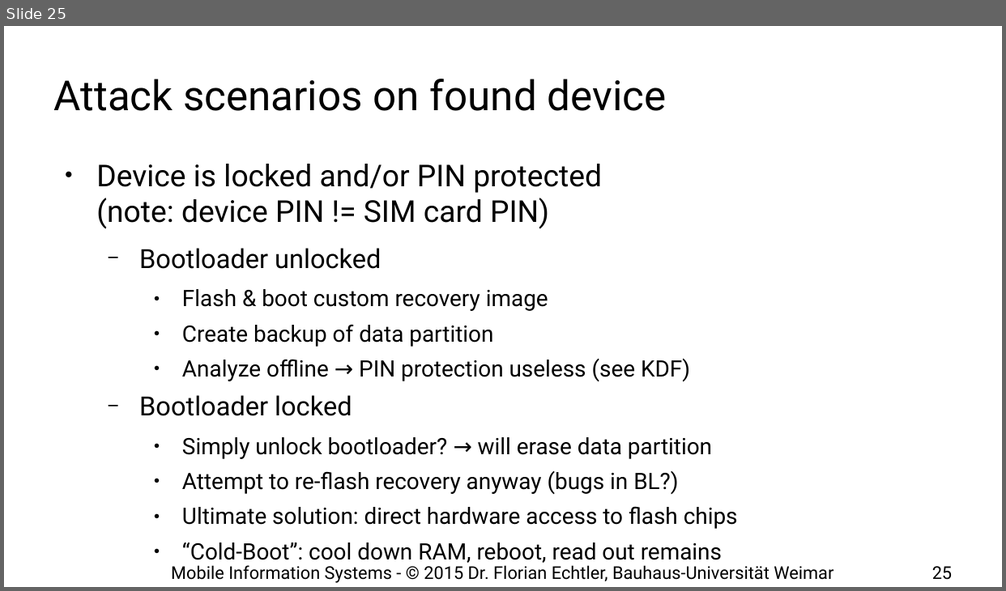
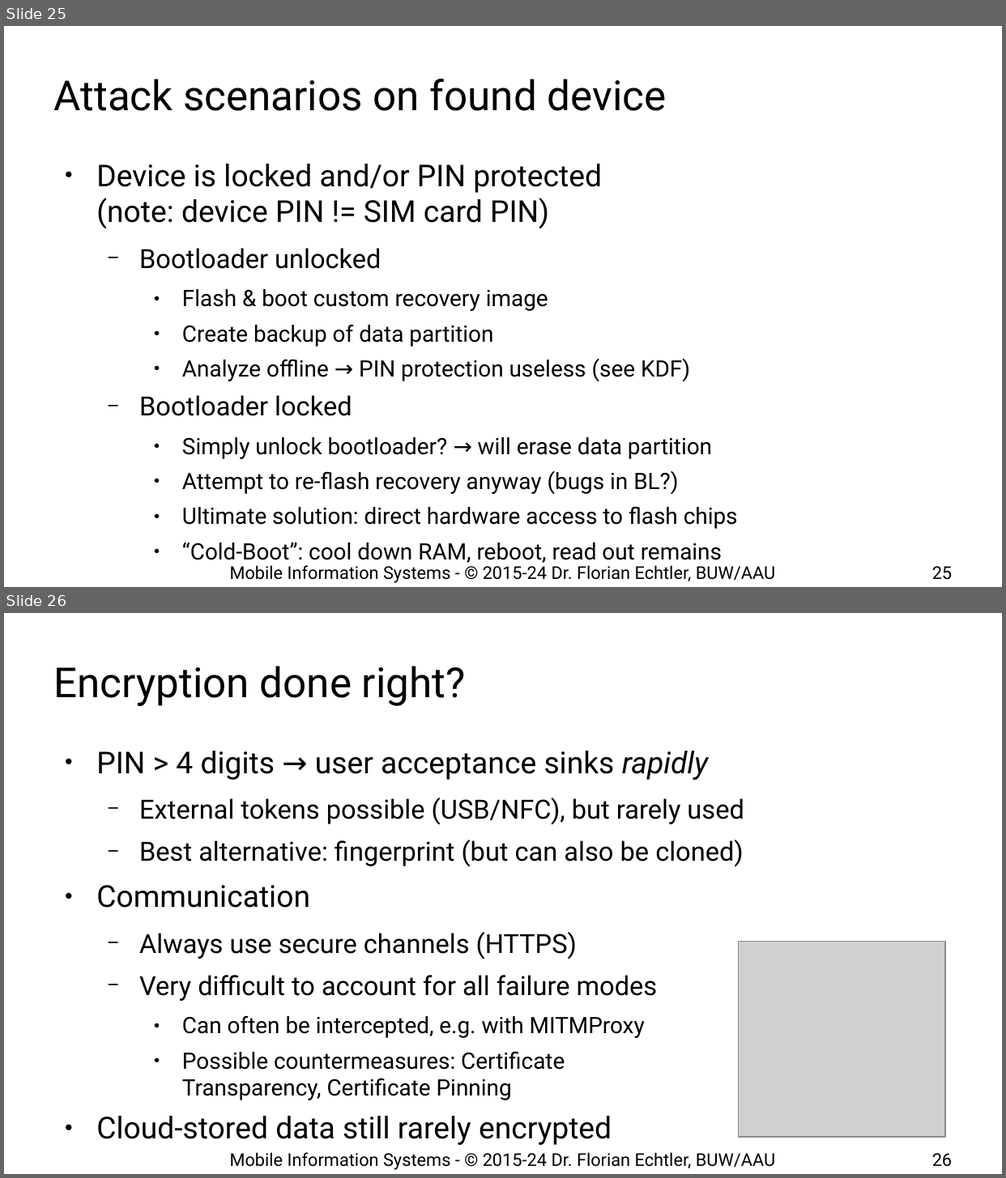
Before and after one commit to floe/mobile-information-systems, a slide deck: 07-privacy-security.odp. Shown one above the other, each under a label of ours: slide 25 before the commit, slides 25 and 26 after it. The pictures are 1006x591 and 1006x1178 pixels, drawn with LibreOffice and Linux fonts; fonts in the diff are those of the drawing; grey boxes stand for pictures; background and template pictures are left out. Boxes give left, top, right and bottom in pixels: in the first picture for what was removed or moved away, otherwise in the second. Text is boxed around its words. In the diff, an @@ line names an element or a change of style, - is before the commit and + after.

```diff
--- a/07-privacy-security.odp
+++ b/07-privacy-security.odp
@@ slide 26 added at bbox=[4, 613, 1002, 1174], background #FFFFFF @@
@@ title added at bbox=[54, 666, 466, 706], 33 pt, text #000000 @@
+Encryption done right?
@@ text added at bbox=[96, 751, 744, 1145], 21 pt, text #000000 @@
+● PIN > 4 digits → user acceptance sinks rapidly
+  − External tokens possible (USB/NFC), but rarely used
+  − Best alternative: fingerprint (but can also be cloned)
+● Communication
+  − Always use secure channels (HTTPS)
+  − Very difficult to account for all failure modes
+    ● Can often be intercepted, e.g. with MITMProxy
+    ● Possible countermeasures: Certificate Transparency, Certificate Pinning
+● Cloud-stored data still rarely encrypted
@@ picture added at bbox=[739, 942, 946, 1137] @@
@@ text added at bbox=[230, 1152, 775, 1170], 14 pt, text #000000 @@
+Mobile Information Systems - © 2015-24 Dr. Florian Echtler, BUW/AAU
@@ page number added at bbox=[932, 1153, 952, 1167], 14 pt, text #000000 @@
+26
@@ slide 25 changed as well @@
@@ text at bbox=[230, 565, 775, 583]: text changed @@
-Mobile Information Systems - © 2015 Dr. Florian Echtler, Bauhaus-Universität Weimar
+Mobile Information Systems - © 2015-24 Dr. Florian Echtler, BUW/AAU
```
Also in this commit, not shown: 29 other slides changed, 1 other file.
